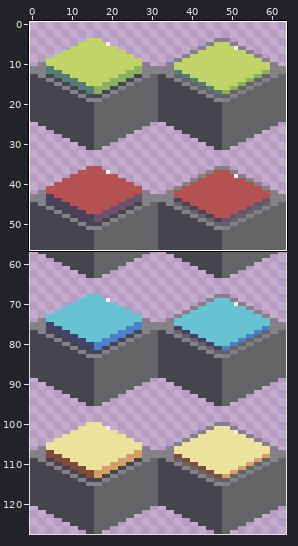
A pixel-art file gets an edit: Assets/Resources/IsometricTiles/colored_tiles_map.aseprite. The picture above shows the old version from afar; the outline marks the close-up.
Close-up. Before:
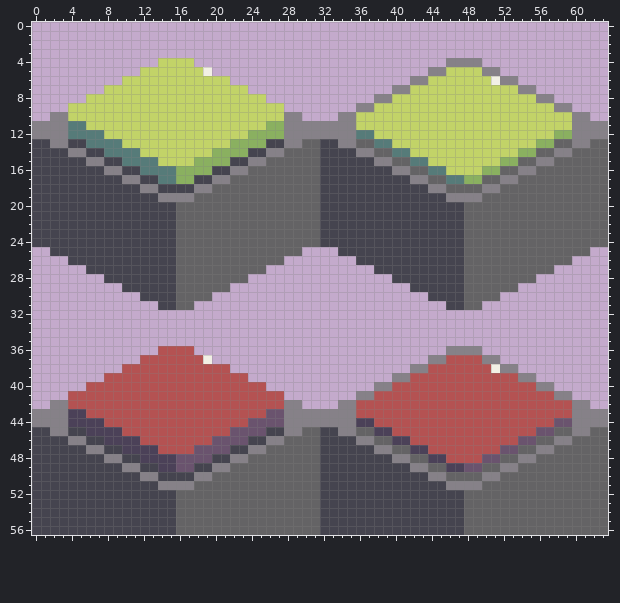
64x128 pixels, 1 frame. Shown: x 0..63, y 0..56. The commit also changed other parts of the picture, which this record leaves out.
The same view after the edit:
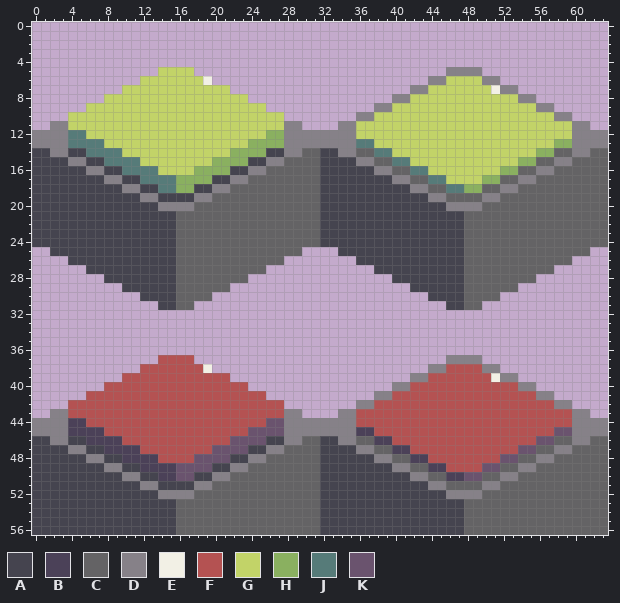
Palette (. is transparent): A #45444f  B #4b4158  C #646365  D #868188  E #f2f0e5  F #b45252  G #c2d368  H #8ab060  J #567b79  K #6a536e
Changes in this commit:
Changed rows in their new state; - is an unchanged pixel.
Layers "decorations", "material":
first column x 0:
 4 --------------....----------------------------....--------------
 5 ------------..----..------------------------..DDDD..------------
 6 ----------..-------E..--------------------..DD----DD..----------
 7 --------..------------..----------------..DD-------EDD..--------
 8 ------..----------------..------------..DD------------DD..------
 9 ----..--------------------..--------..DD----------------DD..----
10 --..------------------------..----..DD--------------------DD..--
11 ..--GG--------------------GG--....----------------------------..
12 ------GG----------------GG----------GG--------------------GG----
13 DD--JJ--GG------------GG--HH--DDDD--JJGG----------------GGHH--DD
14 --DDAAJJ--GG--------GG--HHAADD----DDCCJJGG------------GGHHCCDD--
15 ----DDAAJJ--GG----GG--HHAADD--------DDCCJJGG--------GGHHCCDD----
16 ------DDAAJJ--GGGG--HHAADD------------DDCCJJGG----GGHHCCDD------
17 --------DDAAJJ----HHAADD----------------DDCCJJGGGGHHCCDD--------
18 ----------DDAAJJHHAADD--------------------DDCCJJHHCCDD----------
19 ------------DDAAAADD------------------------DDCCCCDD------------
20 --------------DDDD----------------------------DDDD--------------
first column x 0:
36 --------------....----------------------------....--------------
37 ------------..----..------------------------..DDDD..------------
38 ----------..-------E..--------------------..DD----DD..----------
39 --------..------------..----------------..DD-------EDD..--------
40 ------..----------------..------------..DD------------DD..------
41 ----..--------------------..--------..DD----------------DD..----
42 --..------------------------..----..DD--------------------DD..--
43 ..--FF--------------------FF--....----------------------------..
44 ------FF----------------FF----------FF--------------------FF----
45 DD--BB--FF------------FF--KK--DDDD--BBFF----------------FFKK--DD
46 --DDAABB--FF--------FF--KKAADD----DDCCBBFF------------FFKKCCDD--
47 ----DDAABB--FF----FF--KKAADD--------DDCCBBFF--------FFKKCCDD----
48 ------DDAABB--FFFF--KKAADD------------DDCCBBFF----FFKKCCDD------
49 --------DDAABB----KKAADD----------------DDCCBBFFFFKKCCDD--------
50 ----------DDAABBKKAADD--------------------DDCCBBKKCCDD----------
51 ------------DDAAAADD------------------------DDCCCCDD------------
52 --------------DDDD----------------------------DDDD--------------
Pixel boxes of the changes (left, top, right, bottom) in both close-ups:
changed: (32, 58, 608, 211)
changed: (32, 346, 608, 499)
